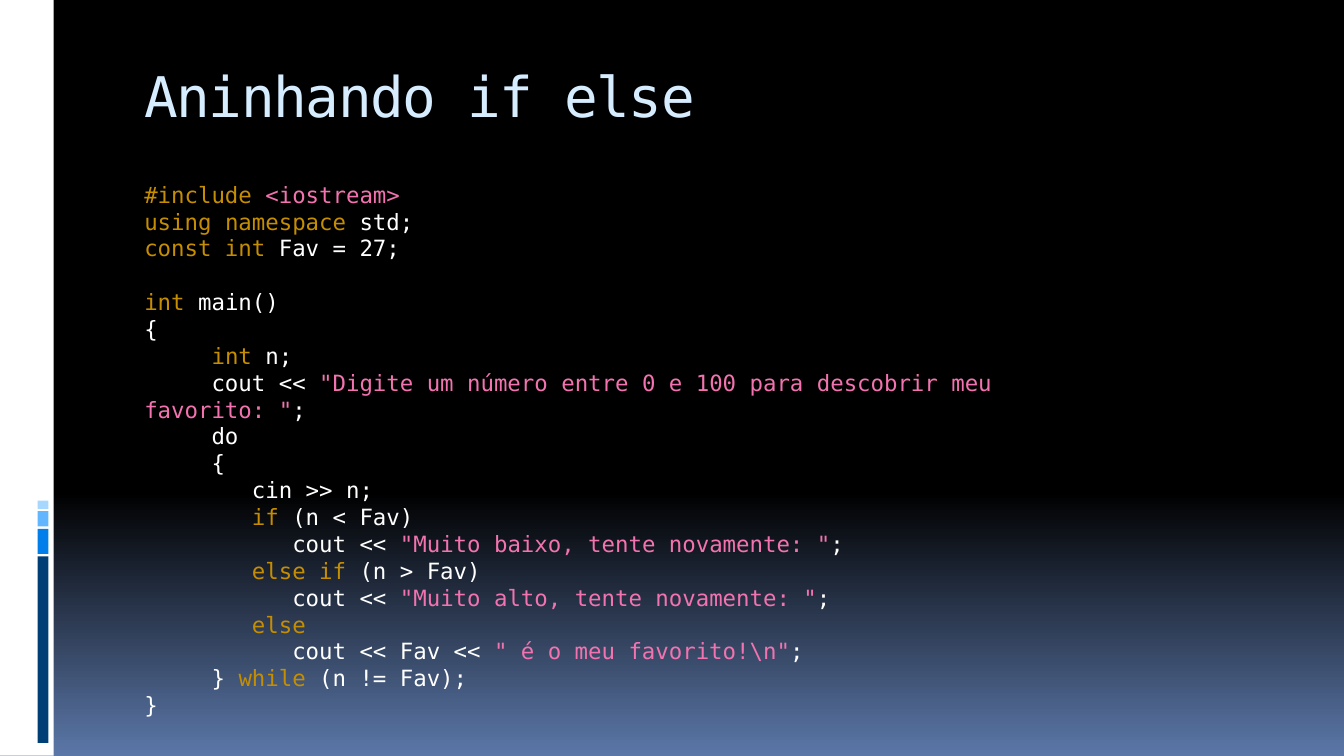
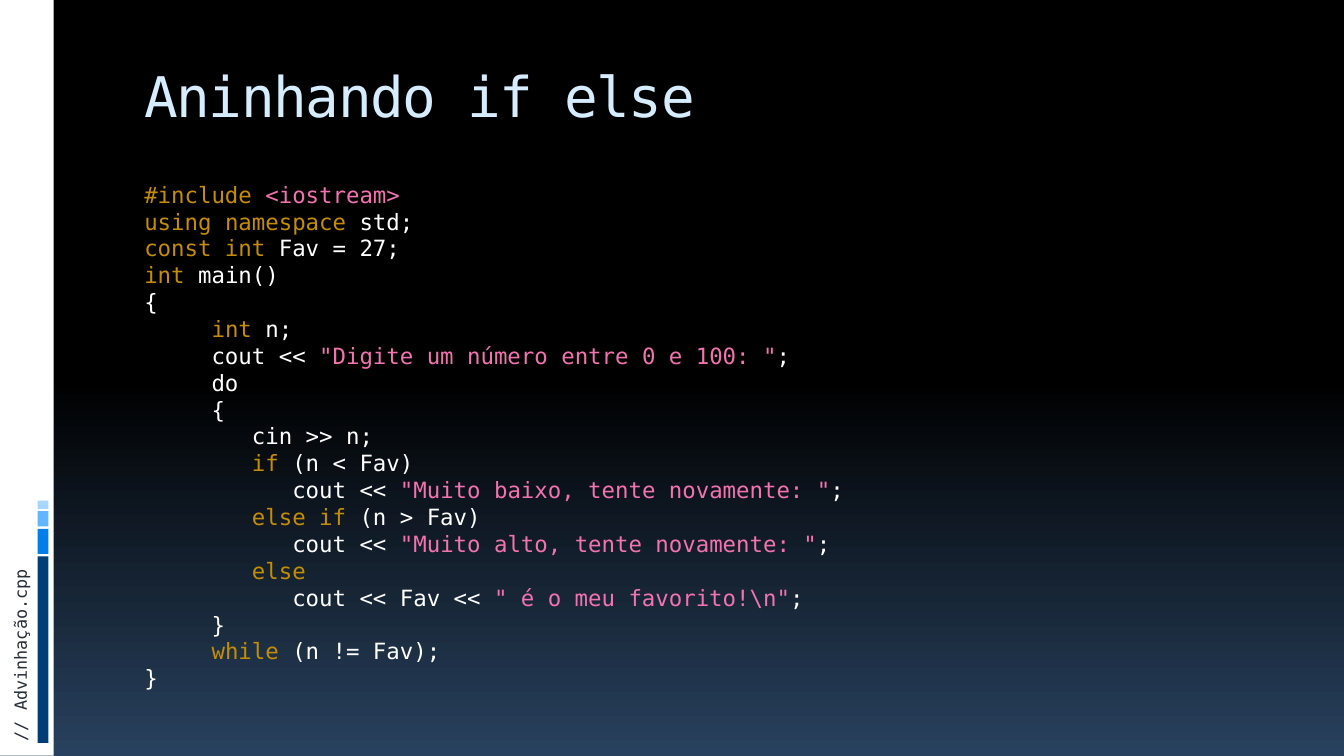
Before and after one commit to JudsonSS/ProgComp, a slide deck: slide 19 of Slides/20. Instrução de Desvio If.pptx. Drawn at 1344x756 pixels with LibreOffice and Linux fonts; fonts in the diff are those of the drawing. Boxes give left, top, right and bottom in pixels: in the first picture for what was removed or moved away, otherwise in the second. Text is boxed around its words. In the diff, an @@ line names an element or a change of style, - is before the commit and + after.

```diff
--- a/Slides/20. Instrução de Desvio If.pptx
+++ b/Slides/20. Instrução de Desvio If.pptx
@@ background gradient #000000 to #5B77A8 to gradient #000000 to #28415E @@
@@ text at (212, 346, 750, 369): text changed @@
-cout << "Digite um número entre 0 e 100 para descobrir meu favorito: ";
+cout << "Digite um número entre 0 e 100: ";
@@ text added at (11, 583, 31, 707), 12 pt, text #272D38 @@
+// Advinhação.cpp
```
Also in this commit, not shown: 20 other slides changed, 4 other files.
